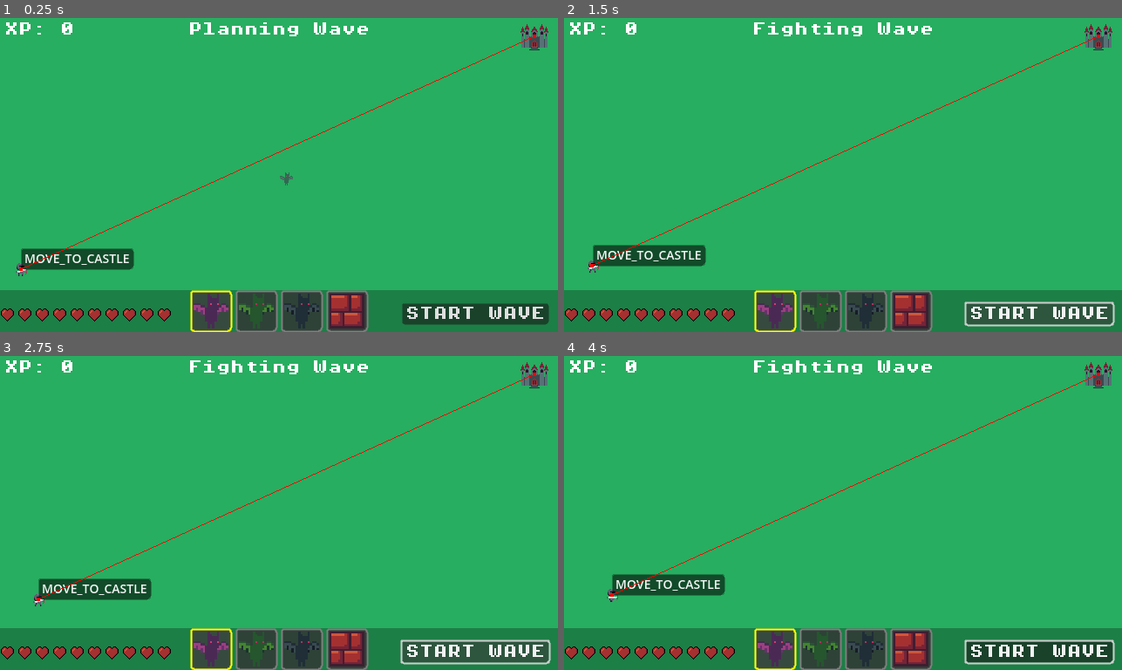
Above: before the commit, frames 1-4 (two rows, left to right).
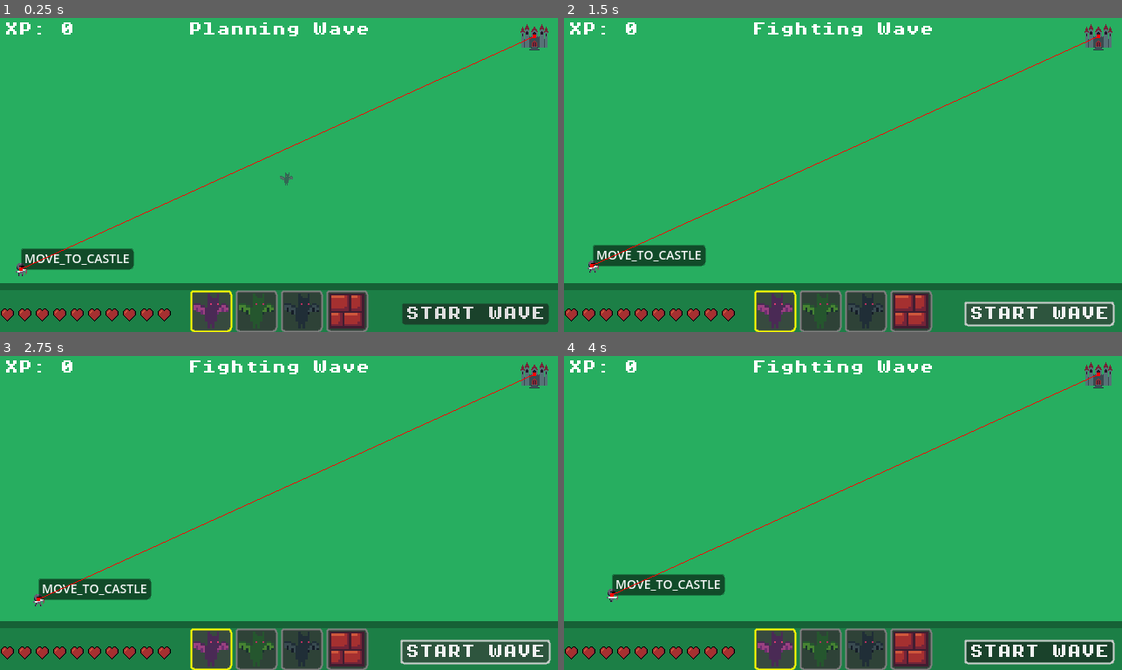
Above: after the commit, the same moments.

Repository: p-lorenzo/reversevs
Game: Godot game, scene res://scenes/world.tscn
Two runs of this game, one before a commit and one after it. Both use one fixed random seed, a clock stepped at 60 frames per second and the inputs below.
Inputs (mouse positions are in pixels of both pictures, inside the frame that each line leads up to):
- Up to frame 1 (0.25 s): no input
- Up to frame 2 (1.5 s): click "START WAVE" at 0.5 s; click "START WAVE" at 1.25 s
- Up to frame 3 (2.75 s): click "START WAVE" at 2 s
- Up to frame 4 (4 s): tap Enter (ui_accept) at 2.75, 3.02, 3.77 s; move the mouse to (965, 497) at 2.77 s; click (965, 497) at 2.92 s; move the mouse to (731, 528) at 3.52 s; click (731, 528) at 3.67 s

The runs differ from the first frame. In frame 1, 2.2% of the frame differs, in the area x 0-100%, y 84-87%; in frame 2, 2.2%; in frame 3, 2.2%; in frame 4, 2.2%.

Commit message:
feat: added hud/world border

Diff:
--- a/scenes/world.tscn
+++ b/scenes/world.tscn
@@ -51,6 +51,11 @@
 position = Vector2(0, 312)
 color = Color(0, 0, 0, 0.27058825)
 polygon = PackedVector2Array(0, 0, 640, 0, 640, 48, 0, 48)
+
+[node name="Polygon2D2" type="Polygon2D" parent="CanvasLayer"]
+position = Vector2(0, 304)
+color = Color(0, 0, 0, 0.4392157)
+polygon = PackedVector2Array(0, 0, 640, 0, 640, 8, 0, 8)
 
 [node name="CenterTop" type="Control" parent="CanvasLayer"]
 layout_mode = 3
